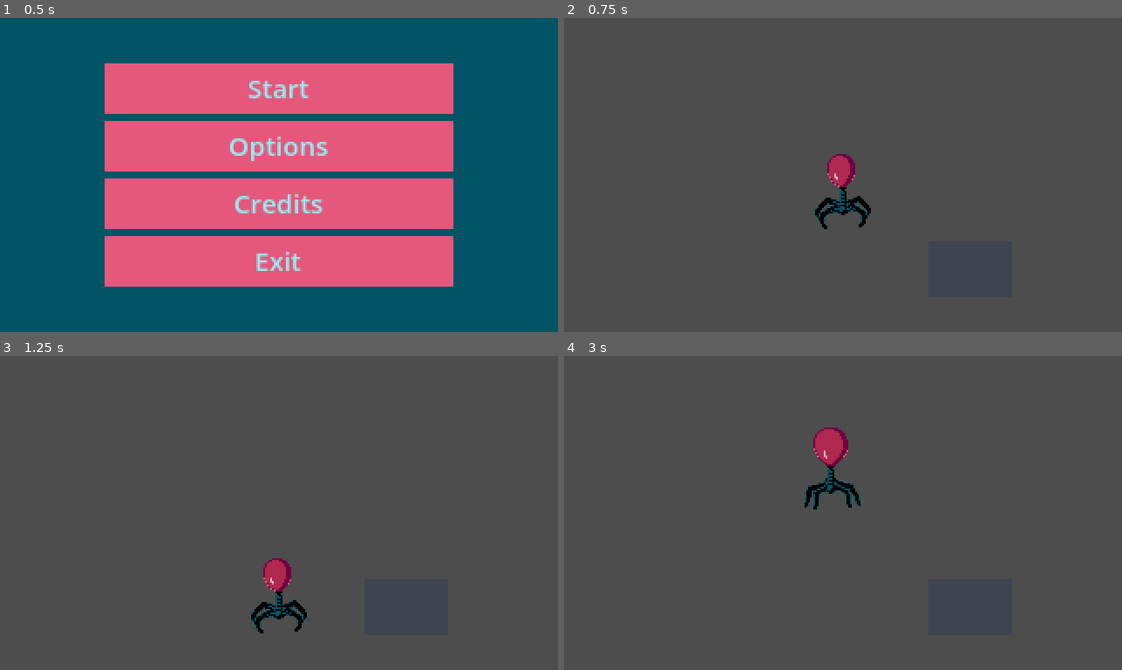
Above: before the commit, frames 1-4 (two rows, left to right).
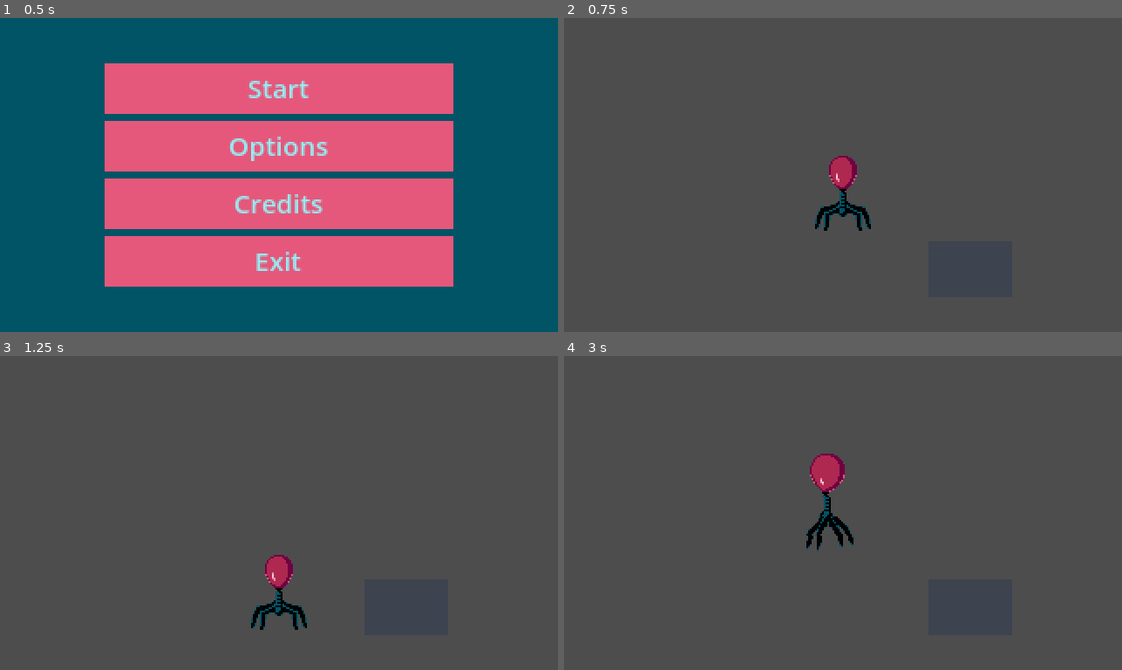
Above: after the commit, the same moments.

Repository: lily-swift/Jame-Gam-46
Game: Godot game, scene res://Scenes/main_menu.tscn
Same seed, same stepped clock (60 frames per second), same inputs: the game is played once before the commit and once after it.
Inputs:
- Up to frame 1 (0.5 s): no input
- Up to frame 2 (0.75 s): click "Start" at 0.5 s
- Up to frame 3 (1.25 s): no input
- Up to frame 4 (3 s): hold Right (moveRight) 1.28-2.03 s; tap Space (jump) at 1.35, 1.52, 1.82, 2.27, 2.3, 2.57, 2.85 s; hold Left (moveLeft) 2.03-2.78 s; tap Shift (drill) at 2.1 s; hold Right (moveRight) from 2.78 s (still down)

Frame 1 is identical in both runs. In frame 2, 0.7% of the frame differs, in the area x 45-55%, y 43-68%; in frame 3, 0.7%; in frame 4, 1.9%, in the area x 43-54%, y 22-63%.

Commit message:
Updated movement and movement anims

Diff:
--- a/Game/Scenes/level.tscn
+++ b/Game/Scenes/level.tscn
@@ -13,9 +13,13 @@
 [ext_resource type="Texture2D" uid="uid://of564jsif2ol" path="res://Art/PlayerSprites/idle_balloon_md.png" id="11_3a44l"]
 [ext_resource type="Texture2D" uid="uid://bnyb2qcrubou5" path="res://Art/PlayerSprites/idle_balloon_sm.png" id="12_0cmrb"]
 [ext_resource type="Texture2D" uid="uid://msgtxrxjaajf" path="res://Art/PlayerSprites/crouch_body.png" id="13_2klc5"]
+[ext_resource type="Texture2D" uid="uid://8vriof6728pl" path="res://Art/PlayerSprites/jump_balloon_lg.png" id="13_3a44l"]
+[ext_resource type="Texture2D" uid="uid://boto8v7lyvk2u" path="res://Art/PlayerSprites/jump_balloon_md.png" id="14_0cmrb"]
 [ext_resource type="Texture2D" uid="uid://cbm3k5xi2r8cy" path="res://Art/PlayerSprites/floating_body.png" id="14_nngtn"]
+[ext_resource type="Texture2D" uid="uid://crvdtc37dtmoj" path="res://Art/PlayerSprites/jump_balloon_sm.png" id="15_pnhnk"]
 [ext_resource type="Texture2D" uid="uid://cyj5icrneeuhk" path="res://Art/PlayerSprites/idle_body.png" id="15_vofx3"]
 [ext_resource type="Texture2D" uid="uid://6fyds0bdk5rg" path="res://Art/PlayerSprites/inject_body_spritesheet.png" id="16_00k4y"]
+[ext_resource type="Texture2D" uid="uid://sxxf3vguh22n" path="res://Art/PlayerSprites/jump_body.png" id="17_nngtn"]
 
 [sub_resource type="SpriteFrames" id="SpriteFrames_1ainy"]
 animations = [{
@@ -119,6 +123,30 @@
 }],
 "loop": true,
 "name": &"IdleS",
+"speed": 5.0
+}, {
+"frames": [{
+"duration": 1.0,
+"texture": ExtResource("13_3a44l")
+}],
+"loop": true,
+"name": &"JumpL",
+"speed": 5.0
+}, {
+"frames": [{
+"duration": 1.0,
+"texture": ExtResource("14_0cmrb")
+}],
+"loop": true,
+"name": &"JumpM",
+"speed": 5.0
+}, {
+"frames": [{
+"duration": 1.0,
+"texture": ExtResource("15_pnhnk")
+}],
+"loop": true,
+"name": &"JumpS",
 "speed": 5.0
 }]
 
@@ -166,7 +194,7 @@
 "texture": ExtResource("14_nngtn")
 }],
 "loop": true,
-"name": &"Float",
+"name": &"Fall",
 "speed": 5.0
 }, {
 "frames": [{
@@ -192,6 +220,14 @@
 }],
 "loop": true,
 "name": &"Injecting",
+"speed": 5.0
+}, {
+"frames": [{
+"duration": 1.0,
+"texture": ExtResource("17_nngtn")
+}],
+"loop": true,
+"name": &"Jump",
 "speed": 5.0
 }]
 
@@ -207,7 +243,7 @@
 [node name="SmallBuilding" type="RigidBody2D" parent="."]
 position = Vector2(73, 58)
 collision_layer = 4
-collision_mask = 7
+collision_mask = 295
 mass = 1000.0
 
 [node name="AnimatedSprite2D" type="AnimatedSprite2D" parent="SmallBuilding"]
@@ -230,26 +266,32 @@
 [node name="CollisionShape2D" type="CollisionShape2D" parent="SmallBuilding/RightEdge"]
 shape = SubResource("SegmentShape2D_i2t4f")
 
-[node name="Balloon" type="RigidBody2D" parent="." node_paths=PackedStringArray("virusBody", "virusAnims")]
+[node name="Balloon" type="RigidBody2D" parent="." node_paths=PackedStringArray("virusBody", "virusAnims", "groundDetector")]
+top_level = true
+texture_filter = 1
 position = Vector2(0, 5)
 collision_layer = 32
 collision_mask = 7
-gravity_scale = -0.5
+gravity_scale = -1.0
 center_of_mass_mode = 1
 center_of_mass = Vector2(0, -5)
 angular_damp = 13.0
 script = ExtResource("4_wqkje")
+jumpCoolDown = 0.9
 virusBody = NodePath("../VirusBody")
 virusAnims = NodePath("../VirusBody/VirusAnims")
-jumpForce = 1100.0
-jumpDuration = 0.3
+groundDetector = NodePath("../VirusBody/Area2D")
+jumpForce = 1325.0
+jumpStartup = 0.05
+jumpDuration = 0.47
 moveSpeed = 200.0
 frictionX = 3.0
-frictionY = 0.5
+frictionY = 2.0
 
 [node name="AnimatedSprite2D" type="AnimatedSprite2D" parent="Balloon"]
+texture_filter = 1
 sprite_frames = SubResource("SpriteFrames_n6hdu")
-animation = &"IdleS"
+animation = &"FloatL"
 offset = Vector2(0, 2)
 
 [node name="CollisionShape2D" type="CollisionShape2D" parent="Balloon"]
@@ -266,7 +308,7 @@
 [node name="StaticBody2D" type="StaticBody2D" parent="."]
 position = Vector2(0, 80)
 collision_layer = 2
-collision_mask = 33
+collision_mask = 289
 
 [node name="CollisionShape2D" type="CollisionShape2D" parent="StaticBody2D"]
 shape = SubResource("RectangleShape2D_i2t4f")
@@ -278,7 +320,6 @@
 collision_mask = 38
 mass = 2.3
 physics_material_override = SubResource("PhysicsMaterial_2klc5")
-gravity_scale = 0.5
 center_of_mass_mode = 1
 center_of_mass = Vector2(0, 8)
 angular_damp = 2.0
@@ -300,7 +341,8 @@
 
 [node name="VirusAnims" type="AnimatedSprite2D" parent="VirusBody"]
 sprite_frames = SubResource("SpriteFrames_gf56v")
-animation = &"Float"
+animation = &"Fall"
+speed_scale = 2.5
 
 [node name="NeckPillowRight" type="CollisionShape2D" parent="VirusBody"]
 position = Vector2(7, 3)
@@ -313,8 +355,11 @@
 [node name="Area2D" type="Area2D" parent="VirusBody"]
 collision_layer = 256
 collision_mask = 6
+input_pickable = false
 
 [node name="CollisionShape2D" type="CollisionShape2D" parent="VirusBody/Area2D"]
 position = Vector2(-5.20549e-07, 15)
 rotation = 1.5708
 shape = SubResource("RectangleShape2D_2klc5")
+
+[node name="AudioStreamPlayer2D" type="AudioStreamPlayer2D" parent="."]
--- a/Game/Scripts/playerController.gd
+++ b/Game/Scripts/playerController.gd
@@ -4,13 +4,18 @@
 var jumpPressed : bool = false
 var drillPressed : bool = false
 @export var jumpCoolDown : float = 1
+@export var jumps : int = 3
+var jumpsLeft : int = 3
 var jumpCDT : float = 1
 var jumpT : float = 0;
 @export var virusBody : RigidBody2D
 @export var virusAnims : AnimatedSprite2D
+@export var groundDetector : Area2D
 var balloonInflationLevel : int = 1;
 @export var jumpForce : float = 1000;
 @export var jumpStartup : float = 0.1;
+var jumpSUT : float = 0;
+var jumpELT : float = 0;
 @export var jumpEndLag : float = 0.1;
 @export var jumpDuration : float = 0.25
 @export var moveSpeed : float = 100;
@@ -19,6 +24,7 @@
 @export var frictionY : float = 1;
 
 var state : String = "Idle"
+var size : int = 2;
 
 var rot : float = 0;
 
@@ -51,50 +57,94 @@
 		jumpCDT -= delta
 	if(jumpT > 0):
 		jumpT -= delta
+		if(jumpT <= 0):
+			jumpELT = jumpEndLag
 	if(upAnimTimer > -1):
 		upAnimTimer += delta
+	if(jumpSUT > 0):
+		jumpSUT -= delta
+		if(jumpSUT <= 0):
+			jumpT = jumpDuration
+	if(jumpELT > 0):
+		jumpELT -= delta
+		if(jumpELT <= 0):
+			size = 2
 
 func jump():
 	print("jump")
 	#apply_central_impulse(jumpImpuse * Vector2(0,-1))
 	jumpCDT = jumpCoolDown
-	jumpT = jumpDuration
+	jumpSUT = jumpStartup
+	jumpsLeft -= 1
+	#jumpT = jumpDuration
+
+
+func on_ground():
+	return groundDetector.has_overlapping_bodies()
+
+
 
 func _process(delta):
 	get_input()
 	timers(delta)
 
-	print(linear_velocity)
+	print(state)
+	print(size)
 
 	#states
 	if(linear_velocity.y < -4):
 		if(upAnimTimer == -1):
 			upAnimTimer = 0
 		elif upAnimTimer > 0.3:
-			state = "Fall"
-			virusAnims.play("Idle")
+			state = "Float"
 
-	if(linear_velocity.y > 2 and virusAnims.animation == "Idle"):
-		state = "Float"
+	if(linear_velocity.y > 2 and state == "Float"):
+		state = "Fall"
 
-	if(state == "Fall" or state == "Idle"):
+	if(on_ground()):
+		state = "Idle"
+		if(jumpCDT <= 0):
+			jumpsLeft = jumps
+
+	if state == "Fall":
+		virusAnims.play("Fall")
+	elif state == "Float":
+		virusAnims.play("Jump")
+	elif state == "Idle":
 		virusAnims.play("Idle")
-	elif state == "Float":
-		virusAnims.play("Float")
 
 	#Jump
-	if jumpPressed and (jumpCDT <= 0):
+	if jumpPressed and (jumpCDT <= 0) and jumpsLeft > 0:
 		jump()
 
-	if(jumpT > 0):
-		apply_central_force(Vector2(0,-1) * jumpForce)
-		if(state == "Fall"):
+	if(jumpT > 0 or jumpELT > 0 or jumpSUT > 0):
+		size = 3
+		mass = 1.6
+	elif jumpsLeft == 0:
+		size = 1
+		mass = 0.7
+	else:
+		size = 2
+		mass = 1
+
+	if(state == "Fall"):
+		if(size == 1):
+			$AnimatedSprite2D.play("FloatS")
+		elif(size == 2):
+			$AnimatedSprite2D.play("FloatM")
+		else:
+			$AnimatedSprite2D.play("FloatL")
+	elif(state == "Idle"):
+		if(size == 1):
+			$AnimatedSprite2D.play("IdleS")
+		elif(size == 2):
+			$AnimatedSprite2D.play("IdleM")
+		else:
 			$AnimatedSprite2D.play("IdleL")
-		if(state == "Float"):
-			$AnimatedSprite2D.play("FloatL")
-	else:
-		if(state == "Fall"):
-			$AnimatedSprite2D.play("IdleM")
-		if(state == "Float"):
-			$AnimatedSprite2D.play("FloatM")
-		print("ascending")
+	elif(state == "Float"):
+		if(size == 1):
+			$AnimatedSprite2D.play("JumpS")
+		elif(size == 2):
+			$AnimatedSprite2D.play("JumpM")
+		else:
+			$AnimatedSprite2D.play("JumpL")
--- a/Game/project.godot
+++ b/Game/project.godot
@@ -49,6 +49,18 @@
 ]
 }
 
+[layer_names]
+
+2d_physics/layer_1="Player"
+2d_physics/layer_2="Ground"
+2d_physics/layer_3="Building"
+2d_physics/layer_6="Balloon"
+2d_physics/layer_9="groundDetector"
+
+[physics]
+
+2d/default_gravity=500.0
+
 [rendering]
 
 renderer/rendering_method="gl_compatibility"
Binary file changed: Game/Art/PlayerSprites/floating_balloon_lg.png
Binary file added: Game/Art/PlayerSprites/jump_balloon_lg.png
Not shown, added: Game/Art/PlayerSprites/jump_balloon_lg.png.import
Binary file added: Game/Art/PlayerSprites/jump_balloon_md.png
Not shown, added: Game/Art/PlayerSprites/jump_balloon_md.png.import
Binary file added: Game/Art/PlayerSprites/jump_balloon_sm.png
Not shown, added: Game/Art/PlayerSprites/jump_balloon_sm.png.import
Binary file added: Game/Art/PlayerSprites/jump_body.png
Not shown, added: Game/Art/PlayerSprites/jump_body.png.import
Not shown: 1 places in Game/Scenes/level.tscn that only renumber resources
